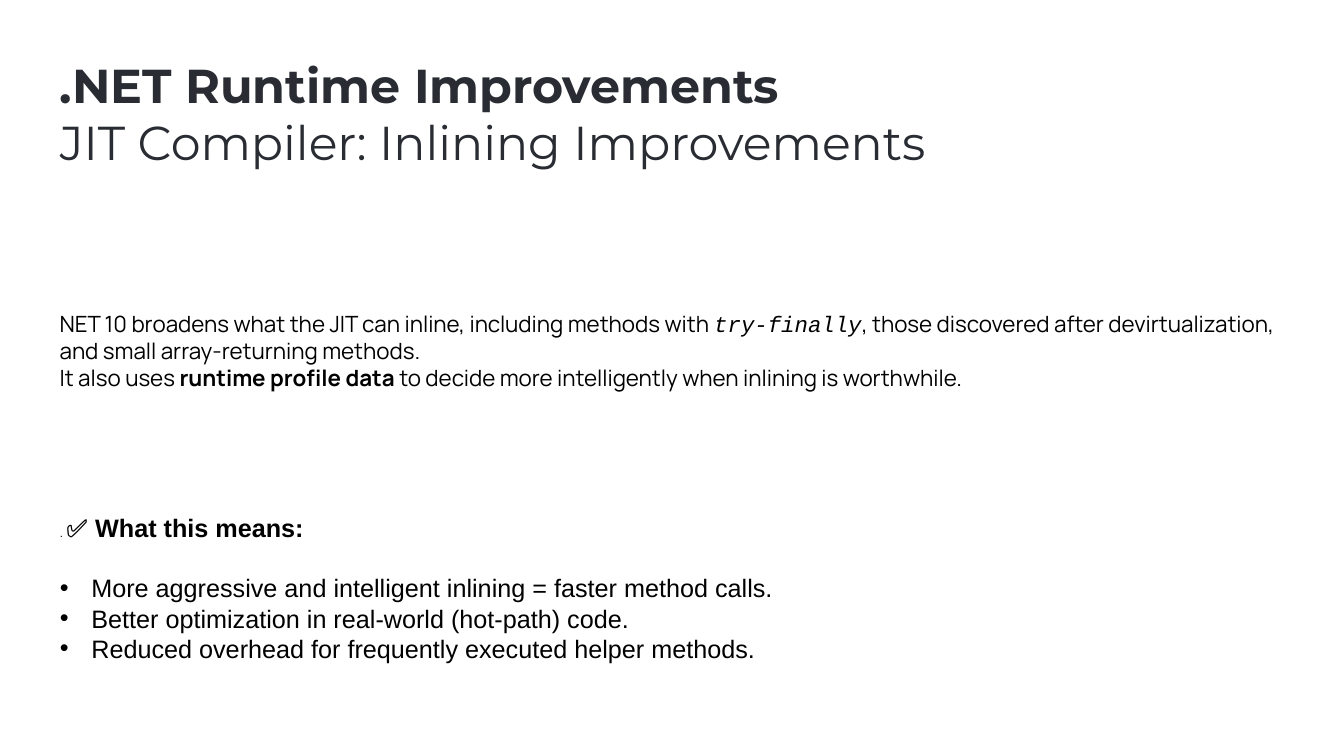
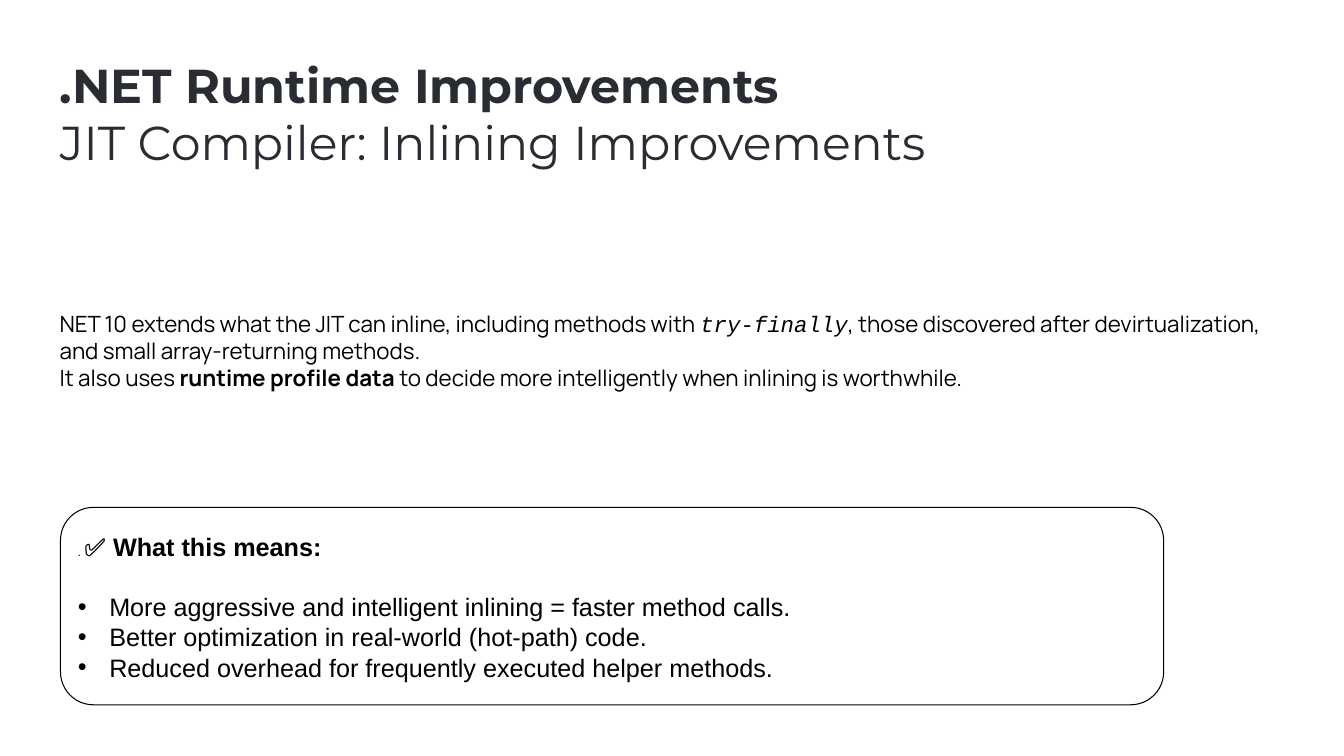
Before and after one commit to ebicoglu/presentations, a slide deck: slide 18 of abp-community-talks-2025.09.pptx. Drawn at 1344x756 pixels with LibreOffice and Linux fonts; fonts in the diff are those of the drawing; background and template pictures are left out. Boxes give left, top, right and bottom in pixels: in the first picture for what was removed or moved away, otherwise in the second. Text is boxed around its words. In the diff, an @@ line names an element or a change of style, - is before the commit and + after.

```diff
--- a/abp-community-talks-2025.09.pptx
+++ b/abp-community-talks-2025.09.pptx
@@ text at (60, 315, 1261, 392): text changed @@
-NET 10 broadens what the JIT can inline, including methods with try-finally, those discovered after devirtualization, and small array-returning methods.
-It also uses runtime profile data to decide more intelligently when inlining is worthwhile.
+NET 10 extends what the JIT can inline, including methods with try-finally, those discovered after devirtualization, and small array-returning methods.
+It also uses runtime profile data to decide more intelligently when inlining is worthwhile.
@@ rounded rectangle added at (60, 507, 1164, 705), outline #000000 0.75 pt @@
@@ text ". ✅ What this means:": place and size @@
-text ". ✅ What this means:" at (91, 518, 772, 663)
+text ". ✅ What this means:" at (109, 537, 790, 682)
```
Also in this commit, not shown: 17 other slides changed, 2 slides added, 1 slide removed.
